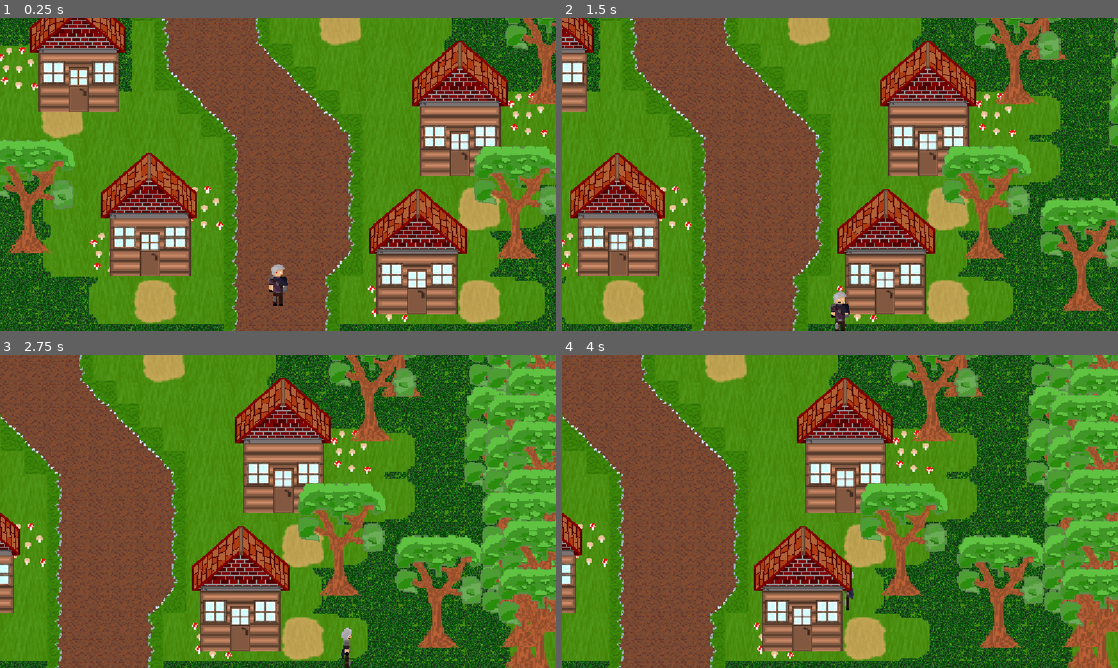
Above: before the commit, frames 1-4 (two rows, left to right).
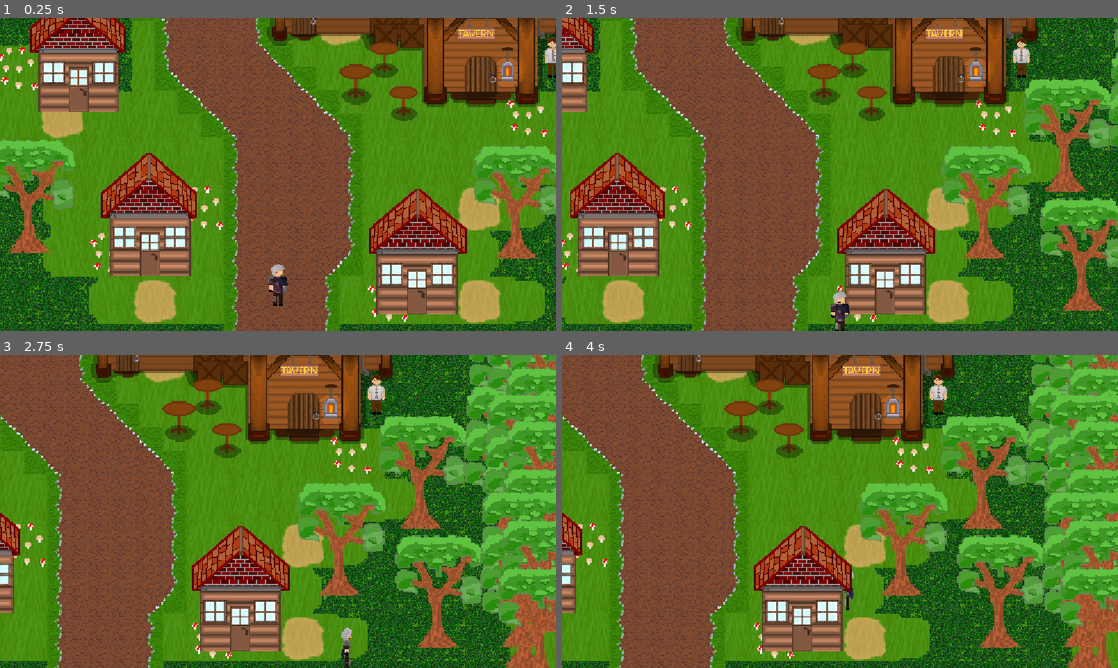
Above: after the commit, the same moments.

Repository: MrHollowhead/The-Shadow-Awakening
Game: Godot game, scene res://world.tscn
Two runs of this game, one before a commit and one after it. Both use one fixed random seed, a clock stepped at 60 frames per second and the inputs below.
Inputs:
- Up to frame 1 (0.25 s): no input
- Up to frame 2 (1.5 s): tap Enter at 0.5 s; hold Right (ui_right) 0.53-1.28 s; tap E (Interaction) at 0.6 s; tap Space at 1.25 s; hold Down (ui_down) from 1.28 s (still down); tap Shift (Sprint) at 1.35 s
- Up to frame 3 (2.75 s): tap Enter at 2 s; release Down (ui_down) at 2.03 s; hold Right (ui_right) from 2.03 s (still down); tap E (Interaction) at 2.1 s
- Up to frame 4 (4 s): release Right (ui_right) at 2.78 s; hold Up (ui_up) 2.78-3.53 s; tap Shift (Sprint) at 2.85 s; tap Space at 3.5 s; hold Left (ui_left) from 3.53 s (still down); tap E (Interaction) at 3.6 s

The runs differ from the first frame. In frame 1, 13% of the frame differs, in the area x 48-100%, y 0-51%; in frame 2, 16%, in the area x 31-99%, y 0-56%; in frame 3, 16%; in frame 4, 16%.

Commit message:
09.26 evening, tavern sprite and hitbox added

Diff:
--- a/npc.gd
+++ b/npc.gd
@@ -10,8 +10,6 @@
 func _process(delta: float) -> void:
 	if $"../UI/DialogueBox/name_input".has_focus():
 		return
-	if player_here:
-		print(quest_state)
 	if player_here == true and Input.is_action_just_pressed("Interaction") and end_of_dialogue == false:
 		if dialogue_state == 0:
 			$"../main_hero".can_move = false
--- a/project.godot
+++ b/project.godot
@@ -10,7 +10,7 @@
 
 [application]
 
-config/name="gameszko"
+config/name="The Shadow Awakening"
 run/main_scene="uid://bdadliklcd714"
 config/features=PackedStringArray("4.7", "Forward Plus")
 config/icon="res://icon.svg"
--- a/world.tscn
+++ b/world.tscn
@@ -18,7 +18,7 @@
 [ext_resource type="Texture2D" uid="uid://bta5lbp6g5d22" path="res://art/tiles/grass_leafes.png" id="14_ytpkv"]
 [ext_resource type="Texture2D" uid="uid://bsolhe7obxy1w" path="res://art/characters/hero/main_hero_back.png" id="15_ikiii"]
 [ext_resource type="Texture2D" uid="uid://1t4uw4f6bcf" path="res://art/tiles/grass_mushroom.png" id="15_jas3d"]
-[ext_resource type="Texture2D" uid="uid://dgrrvppqjukdf" path="res://art/houses/haz_kocka.png" id="15_udxuc"]
+[ext_resource type="Texture2D" uid="uid://dgrrvppqjukdf" path="res://art/buildings/haz_kocka.png" id="15_udxuc"]
 [ext_resource type="Texture2D" uid="uid://bpgkjxwhq5v3h" path="res://art/characters/hero/main_hero_right.png" id="16_bc84e"]
 [ext_resource type="Texture2D" uid="uid://crquu58o57n37" path="res://art/tiles/grass_1side_leaf1.png" id="16_ruyqm"]
 [ext_resource type="Texture2D" uid="uid://cu8qgcvx0y7pj" path="res://art/tiles/grass_1side_leaf2.png" id="17_fnoqa"]
@@ -45,16 +45,16 @@
 [ext_resource type="Texture2D" uid="uid://b0fx1s4ffn8q8" path="res://art/characters/hero/anim/right/main_hero_right_walk2.png" id="31_ruyqm"]
 [ext_resource type="Texture2D" uid="uid://un3mla88hncj" path="res://art/characters/hero/anim/right/main_hero_right_walk3.png" id="32_fnoqa"]
 [ext_resource type="Texture2D" uid="uid://i0630n1ne866" path="res://art/characters/hero/anim/right/main_hero_right_walk4.png" id="33_nx736"]
-[ext_resource type="Texture2D" uid="uid://bc0iibitkdn6u" path="res://art/houses/house_roof.png" id="34_my276"]
-[ext_resource type="Script" uid="uid://7s6adowbqq67" path="res://house_2.gd" id="43_nx736"]
+[ext_resource type="Texture2D" uid="uid://bc0iibitkdn6u" path="res://art/buildings/house_roof.png" id="34_my276"]
 [ext_resource type="Script" uid="uid://d4cd3446upeao" path="res://house_3.gd" id="46_f3o6s"]
 [ext_resource type="Texture2D" uid="uid://1o43r8erjywb" path="res://art/characters/NPC1.png" id="47_fnoqa"]
-[ext_resource type="Script" uid="uid://df2avielibqhk" path="res://house_4.gd" id="47_k3lar"]
 [ext_resource type="Script" uid="uid://x8ilowkraq5f" path="res://house_5.gd" id="48_olr1q"]
 [ext_resource type="Script" uid="uid://c8uxtowybuc3n" path="res://house_6.gd" id="49_olr1q"]
 [ext_resource type="Script" uid="uid://jrslybgwj8q6" path="res://key.gd" id="50_b7btk"]
 [ext_resource type="Texture2D" uid="uid://bmwamd3kkjv23" path="res://art/key.png" id="50_q42o5"]
 [ext_resource type="Script" uid="uid://cemdd2p6asv8d" path="res://npc.gd" id="52_q42o5"]
+[ext_resource type="Texture2D" uid="uid://blllbip3srqso" path="res://art/buildings/tavern.png" id="55_b7btk"]
+[ext_resource type="Texture2D" uid="uid://c4ya3wo7kgnr6" path="res://art/buildings/table.png" id="55_kkgr2"]
 
 [sub_resource type="TileSetAtlasSource" id="TileSetAtlasSource_26xuy"]
 texture = ExtResource("2_pkg7o")
@@ -271,6 +271,21 @@
 "speed": 6.0
 }]
 
+[sub_resource type="RectangleShape2D" id="RectangleShape2D_1fm6h"]
+size = Vector2(399.25, 130)
+
+[sub_resource type="RectangleShape2D" id="RectangleShape2D_75see"]
+size = Vector2(158.25, 82.25)
+
+[sub_resource type="CircleShape2D" id="CircleShape2D_8desx"]
+radius = 16.03122
+
+[sub_resource type="RectangleShape2D" id="RectangleShape2D_otlv5"]
+size = Vector2(70.5, 22)
+
+[sub_resource type="CircleShape2D" id="CircleShape2D_3r65y"]
+radius = 15.132746
+
 [sub_resource type="RectangleShape2D" id="RectangleShape2D_hj2de"]
 size = Vector2(111, 100)
 
@@ -381,29 +396,77 @@
 scale = Vector2(1.2142859, 1.0714287)
 sprite_frames = SubResource("SpriteFrames_cp2t4")
 
-[node name="House2" type="StaticBody2D" parent="." unique_id=780179261]
-position = Vector2(614, 90)
-script = ExtResource("43_nx736")
-
-[node name="Roof" type="Sprite2D" parent="House2" unique_id=596169266]
-z_index = 1
-position = Vector2(1.9999835, -30.000004)
-scale = Vector2(1.3496091, 1.1468748)
-texture = ExtResource("34_my276")
-
-[node name="Body" type="Sprite2D" parent="House2" unique_id=888477846]
-position = Vector2(2, 43)
-texture = ExtResource("15_udxuc")
-
-[node name="Hitbox" type="CollisionShape2D" parent="House2" unique_id=959560165]
-position = Vector2(2, 50)
-shape = SubResource("RectangleShape2D_hj2de")
-
-[node name="Door_Hitbox" type="Area2D" parent="House2" unique_id=1797900036]
-
-[node name="CollisionShape2D" type="CollisionShape2D" parent="House2/Door_Hitbox" unique_id=1672864599]
-position = Vector2(2.5, 113.5)
-shape = SubResource("RectangleShape2D_envn2")
+[node name="Tavern" type="StaticBody2D" parent="." unique_id=652854617]
+position = Vector2(578, 207)
+
+[node name="Sprite2D" type="Sprite2D" parent="Tavern" unique_id=712873871]
+position = Vector2(128.99997, -22)
+scale = Vector2(1.7057292, 1.7057292)
+texture = ExtResource("55_b7btk")
+
+[node name="tavern_hitbox1" type="CollisionShape2D" parent="Tavern" unique_id=1691143595]
+position = Vector2(140.375, -34)
+shape = SubResource("RectangleShape2D_1fm6h")
+
+[node name="tavern_hibox2" type="CollisionShape2D" parent="Tavern" unique_id=449226406]
+position = Vector2(226.125, 60.875)
+shape = SubResource("RectangleShape2D_75see")
+
+[node name="pillar" type="CollisionShape2D" parent="Tavern" unique_id=1333127154]
+position = Vector2(-52.00003, 30)
+shape = SubResource("CircleShape2D_8desx")
+
+[node name="pillar2" type="CollisionShape2D" parent="Tavern" unique_id=951169566]
+position = Vector2(301.33334, -4.9999847)
+shape = SubResource("CircleShape2D_8desx")
+
+[node name="pillar3" type="CollisionShape2D" parent="Tavern" unique_id=734466330]
+position = Vector2(159.99997, 116.000015)
+shape = SubResource("CircleShape2D_8desx")
+
+[node name="pillar4" type="CollisionShape2D" parent="Tavern" unique_id=1203069458]
+position = Vector2(286.99997, 116.000015)
+shape = SubResource("CircleShape2D_8desx")
+
+[node name="Boxes" type="CollisionShape2D" parent="Tavern" unique_id=1045024805]
+position = Vector2(110.75, 40)
+shape = SubResource("RectangleShape2D_otlv5")
+
+[node name="table1" type="StaticBody2D" parent="." unique_id=289135193]
+position = Vector2(695, 342)
+
+[node name="Sprite2D" type="Sprite2D" parent="table1" unique_id=417976252]
+position = Vector2(0.37498975, -5.8518233)
+scale = Vector2(1.5092591, 1.5092592)
+texture = ExtResource("55_kkgr2")
+
+[node name="CollisionShape2D" type="CollisionShape2D" parent="table1" unique_id=1302186060]
+position = Vector2(0.375, 7.1481934)
+shape = SubResource("CircleShape2D_3r65y")
+
+[node name="table2" type="StaticBody2D" parent="." unique_id=1010351963]
+position = Vector2(668, 277)
+
+[node name="Sprite2D" type="Sprite2D" parent="table2" unique_id=291954674]
+position = Vector2(0.8749906, -1.2592483)
+scale = Vector2(1.5462961, 1.5462962)
+texture = ExtResource("55_kkgr2")
+
+[node name="CollisionShape2D" type="CollisionShape2D" parent="table2" unique_id=986275058]
+position = Vector2(-0.125, 8.740738)
+shape = SubResource("CircleShape2D_3r65y")
+
+[node name="table3" type="StaticBody2D" parent="." unique_id=1622338504]
+position = Vector2(630, 315)
+
+[node name="Sprite2D" type="Sprite2D" parent="table3" unique_id=921417340]
+position = Vector2(-0.62500525, -5.2963)
+scale = Vector2(1.7314816, 1.7314818)
+texture = ExtResource("55_kkgr2")
+
+[node name="CollisionShape2D" type="CollisionShape2D" parent="table3" unique_id=1440494876]
+position = Vector2(-0.625, 8.703705)
+shape = SubResource("CircleShape2D_3r65y")
 
 [node name="House3" type="StaticBody2D" parent="." unique_id=1842002885]
 position = Vector2(712, 527)
@@ -429,30 +492,6 @@
 position = Vector2(2.5, 113.5)
 shape = SubResource("RectangleShape2D_envn2")
 
-[node name="House4" type="StaticBody2D" parent="." unique_id=2043994501]
-position = Vector2(774, 336)
-script = ExtResource("47_k3lar")
-
-[node name="Roof" type="Sprite2D" parent="House4" unique_id=1077177432]
-z_index = 1
-position = Vector2(-1.0000153, -42.999985)
-scale = Vector2(1.3218125, 1.145266)
-texture = ExtResource("34_my276")
-
-[node name="Body" type="Sprite2D" parent="House4" unique_id=1462437591]
-position = Vector2(-0.5, 43.49997)
-texture = ExtResource("15_udxuc")
-
-[node name="Hitbox" type="CollisionShape2D" parent="House4" unique_id=1402068313]
-position = Vector2(-0.5, 50.49997)
-shape = SubResource("RectangleShape2D_hj2de")
-
-[node name="Door_Hitbox" type="Area2D" parent="House4" unique_id=209674536]
-
-[node name="CollisionShape2D" type="CollisionShape2D" parent="House4/Door_Hitbox" unique_id=1298291223]
-position = Vector2(2.5, 113.5)
-shape = SubResource("RectangleShape2D_envn2")
-
 [node name="House5" type="StaticBody2D" parent="." unique_id=387423654]
 position = Vector2(346, 475)
 script = ExtResource("48_olr1q")
@@ -927,10 +966,10 @@
 position = Vector2(785, 98)
 
 [node name="Tree3" parent="." unique_id=1693576395 instance=ExtResource("17_udxuc")]
-position = Vector2(936, 263)
+position = Vector2(950, 164)
 
 [node name="Tree4" parent="." unique_id=1993795808 instance=ExtResource("17_udxuc")]
-position = Vector2(894, 324)
+position = Vector2(963, 445)
 
 [node name="Tree5" parent="." unique_id=1376089438 instance=ExtResource("17_udxuc")]
 position = Vector2(986, 610)
@@ -939,7 +978,7 @@
 position = Vector2(851, 538)
 
 [node name="Tree7" parent="." unique_id=1148646850 instance=ExtResource("17_udxuc")]
-position = Vector2(945, 77)
+position = Vector2(984, 78)
 
 [node name="Tree8" parent="." unique_id=847065926 instance=ExtResource("17_udxuc")]
 position = Vector2(208, 173)
@@ -950,7 +989,7 @@
 playback_type = 1
 
 [node name="NPC" type="StaticBody2D" parent="." unique_id=923584839]
-position = Vector2(690, 189)
+position = Vector2(902, 300)
 script = ExtResource("52_q42o5")
 
 [node name="Sprite2D" type="Sprite2D" parent="NPC" unique_id=2035098011]
@@ -1043,12 +1082,8 @@
 offset_bottom = 147.0
 text = "Not now"
 
-[connection signal="body_entered" from="House2/Door_Hitbox" to="House2" method="_on_door_hitbox_body_entered"]
-[connection signal="body_exited" from="House2/Door_Hitbox" to="House2" method="_on_door_hitbox_body_exited"]
 [connection signal="body_entered" from="House3/Door_Hitbox" to="House3" method="_on_door_hitbox_body_entered"]
 [connection signal="body_exited" from="House3/Door_Hitbox" to="House3" method="_on_door_hitbox_body_exited"]
-[connection signal="body_entered" from="House4/Door_Hitbox" to="House4" method="_on_door_hitbox_body_entered"]
-[connection signal="body_exited" from="House4/Door_Hitbox" to="House4" method="_on_door_hitbox_body_exited"]
 [connection signal="body_entered" from="House5/Door_Hitbox" to="House5" method="_on_door_hitbox_body_entered"]
 [connection signal="body_exited" from="House5/Door_Hitbox" to="House5" method="_on_door_hitbox_body_exited"]
 [connection signal="body_entered" from="House6/Door_Hitbox" to="House6" method="_on_door_hitbox_body_entered"]
Renamed: art/houses/haz_kocka.png -> art/buildings/haz_kocka.png
Not shown, changed: art/buildings/haz_kocka.png.import
Renamed: art/houses/hazteto.png -> art/buildings/hazteto.png
Not shown, added: art/buildings/hazteto.png.import
Renamed: art/houses/house_roof.png -> art/buildings/house_roof.png
Not shown, added: art/buildings/house_roof.png.import
Binary file added: art/buildings/table.png
Not shown, changed: art/buildings/table.png.import
Binary file added: art/buildings/tavern.png
Not shown, changed: art/buildings/tavern.png.import
